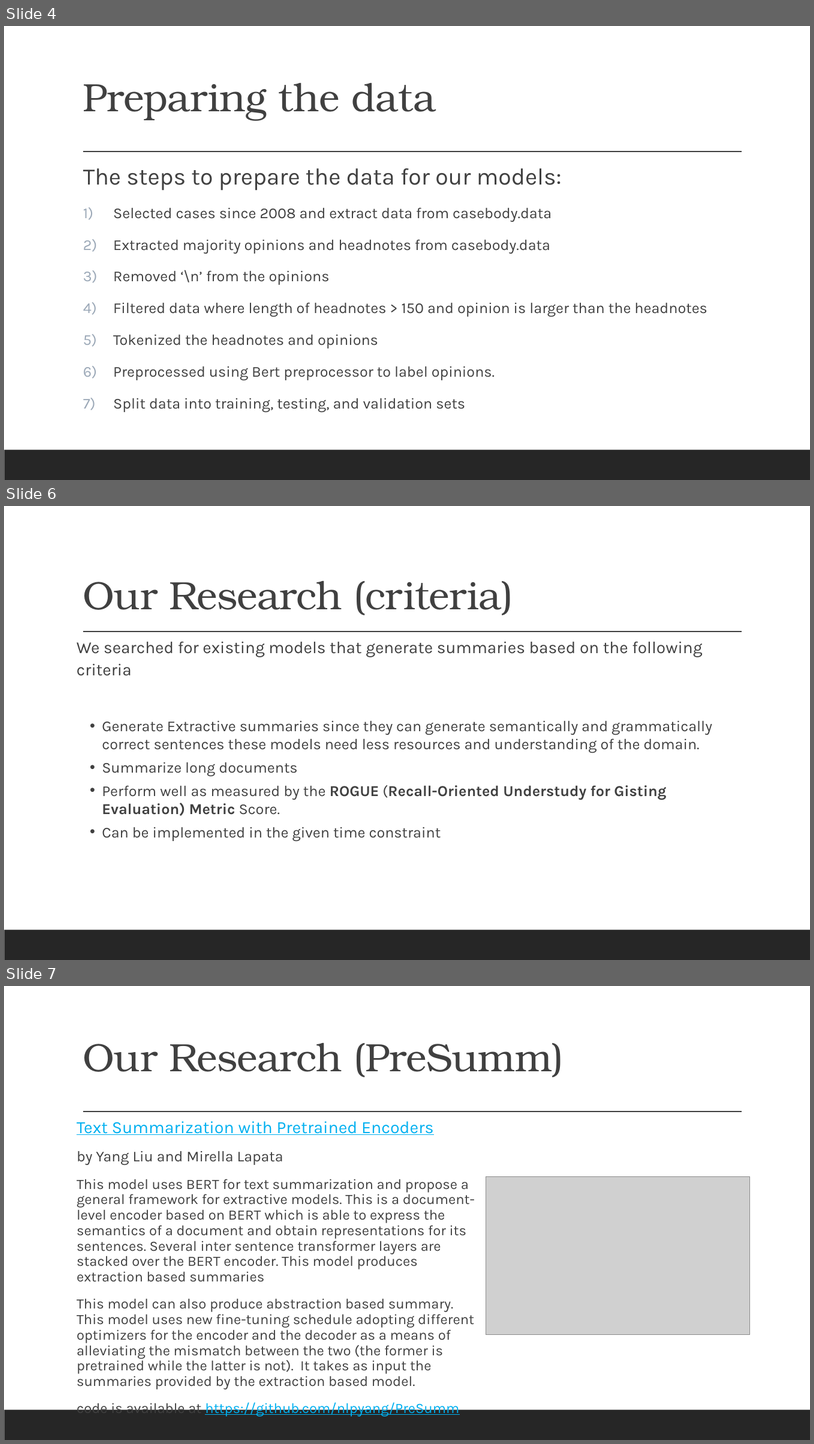
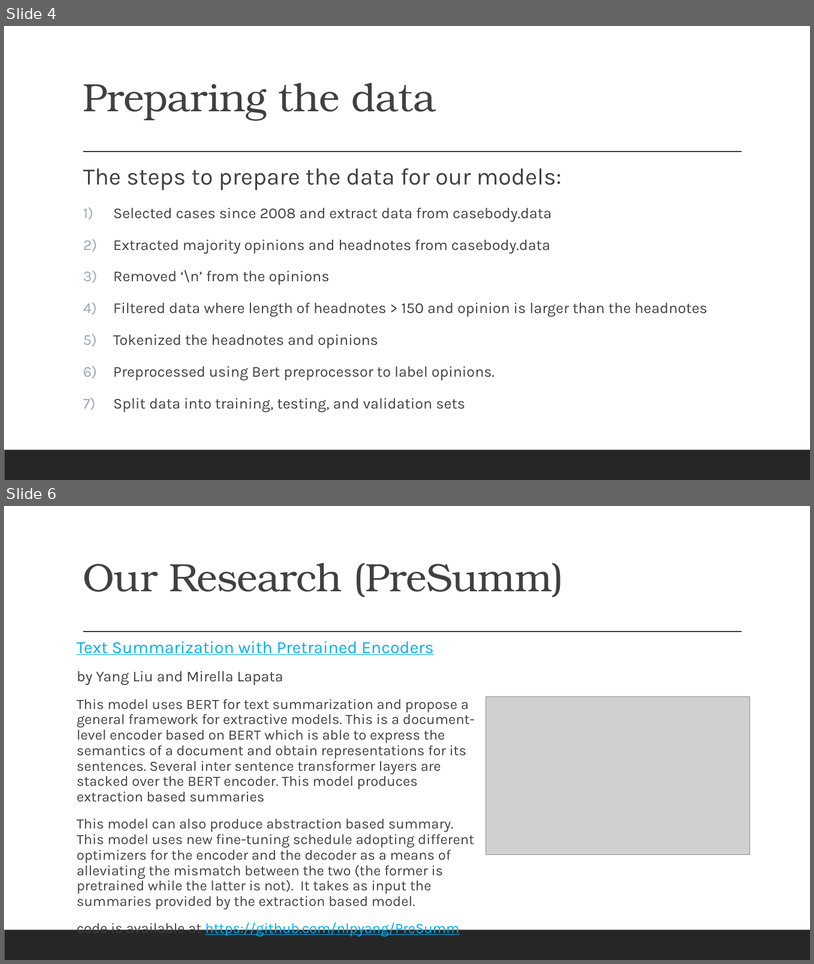
Before and after one commit to gufranpathan/case_law_g45, a slide deck: Group 45 Data Science for Case Law.pptx. Shown one above the other, each under a label of ours: slides 4, 6 and 7 before the commit, slides 4 and 6 after it; the slides between them are not shown. The pictures are 814x1444 and 814x964 pixels, drawn with LibreOffice and Linux fonts; fonts in the diff are those of the drawing; grey boxes stand for pictures. Boxes give left, top, right and bottom in pixels: in the first picture for what was removed or moved away, otherwise in the second. Text is boxed around its words. In the diff, an @@ line names an element or a change of style, - is before the commit and + after.

```diff
--- a/Group 45 Data Science for Case Law.pptx
+++ b/Group 45 Data Science for Case Law.pptx
@@ slide 6 removed at [4, 506, 810, 960], background #FFFFFF; not listed: 2 template elements that a slide beside it also shows @@
@@ title removed at [83, 581, 513, 615] @@
-Our Research (criteria)
@@ text removed at [77, 641, 713, 841] @@
-We searched for existing models that generate summaries based on the following criteria
-  • Generate Extractive summaries since they can generate semantically and grammatically correct sentences these models need less resources and understanding of the domain.
-  • Summarize long documents
-  • Perform well as measured by the ROGUE (Recall-Oriented Understudy for Gisting Evaluation) Metric Score.
-  • Can be implemented in the given time constraint
@@ what was slide 7 is now slide 6 @@
```
Also in this commit, not shown: 5 slides changed.
